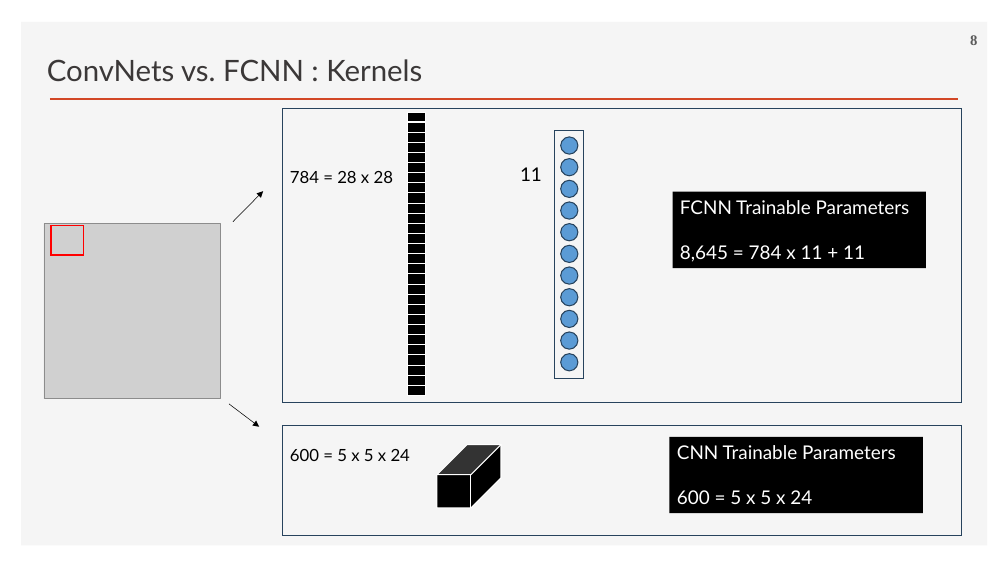
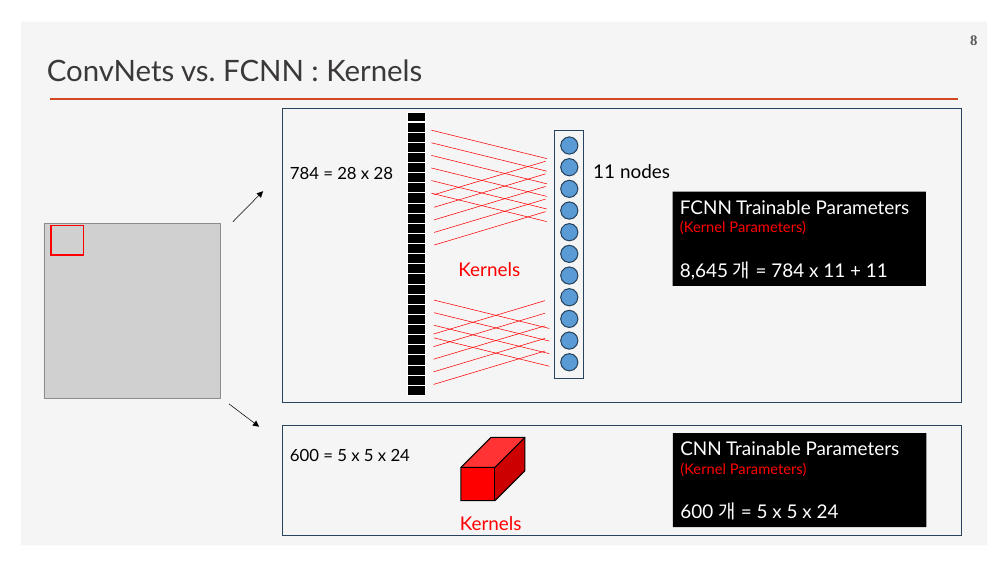
Before and after one commit to ancestor9/2026_Fall_Deep-Learning-with-Python, a slide deck: slide 8 of Chapter 08 Image Classification.pptx. Drawn at 1008x567 pixels with LibreOffice and Linux fonts; fonts in the diff are those of the drawing; grey boxes stand for pictures; background and template pictures are left out. Boxes give left, top, right and bottom in pixels: in the first picture for what was removed or moved away, otherwise in the second. Text is boxed around its words. In the diff, an @@ line names an element or a change of style, - is before the commit and + after.

```diff
--- a/Chapter 08 Image Classification.pptx
+++ b/Chapter 08 Image Classification.pptx
@@ line added from (432, 130) to (547, 159), #FF0000 0.5 pt @@
@@ line added from (432, 143) to (547, 171), #FF0000 0.5 pt @@
@@ text "784 = 28 x 28": place and size @@
-text "784 = 28 x 28" at (290,171,393,183)
+text "784 = 28 x 28" at (290,167,393,179)
@@ line added from (432, 156) to (547, 184), #FF0000 0.5 pt @@
@@ line added from (432, 168) to (547, 197), #FF0000 0.5 pt @@
@@ line added from (434, 194) to (546, 161), #FF0000 0.5 pt @@
@@ line added from (434, 207) to (546, 174), #FF0000 0.5 pt @@
@@ text at (593,164,670,178): text changed @@
-11
+11 nodes
@@ line added from (432, 181) to (547, 209), #FF0000 0.5 pt @@
@@ line added from (432, 194) to (547, 222), #FF0000 0.5 pt @@
@@ line added from (434, 220) to (546, 187), #FF0000 0.5 pt @@
@@ line added from (434, 232) to (546, 199), #FF0000 0.5 pt @@
@@ rectangle "FCNN Trainable Parameters": place and size @@
-rectangle "FCNN Trainable Parameters" at (673,192,926,268)
+rectangle "FCNN Trainable Parameters" at (673,192,926,287)
@@ line added from (434, 245) to (546, 212), #FF0000 0.5 pt @@
@@ text in rectangle at (680,220,888,280): text changed; size 18 to 14 pt; text colour #FFFFFF to #FF0000 @@
-8,645 = 784 x 11 + 11
+(Kernel Parameters)
+8,645 개 = 784 x 11 + 11
@@ text added at (458,262,520,276), 18 pt, text #FF0000 @@
+Kernels
@@ line added from (434, 334) to (545, 301), #FF0000 0.5 pt @@
@@ line added from (434, 347) to (545, 313), #FF0000 0.5 pt @@
@@ line added from (434, 359) to (545, 326), #FF0000 0.5 pt @@
@@ line added from (434, 300) to (550, 329), #FF0000 0.5 pt @@
@@ line added from (434, 313) to (550, 341), #FF0000 0.5 pt @@
@@ line added from (434, 325) to (550, 354), #FF0000 0.5 pt @@
@@ line added from (434, 372) to (545, 339), #FF0000 0.5 pt @@
@@ line added from (434, 385) to (545, 351), #FF0000 0.5 pt @@
@@ line added from (434, 338) to (550, 367), #FF0000 0.5 pt @@
@@ cube: place and size @@
-cube at (437,445,501,508)
+cube at (461,438,526,501)
@@ cube at (461,438,526,501): fill #000000 to #FF0000; outline #FFFFFF 1 pt to #000000 1 pt @@
@@ rectangle "CNN Trainable Parameters": place and size @@
-rectangle "CNN Trainable Parameters" at (669,437,923,513)
+rectangle "CNN Trainable Parameters" at (673,433,926,528)
@@ text in rectangle at (680,462,839,520): text changed; size 18 to 14 pt; text colour #FFFFFF to #FF0000 @@
-600 = 5 x 5 x 24
+(Kernel Parameters)
+600 개 = 5 x 5 x 24
@@ text added at (460,516,522,530), 18 pt, text #FF0000 @@
+Kernels
```
Also in this commit, not shown: 3 other slides changed.
